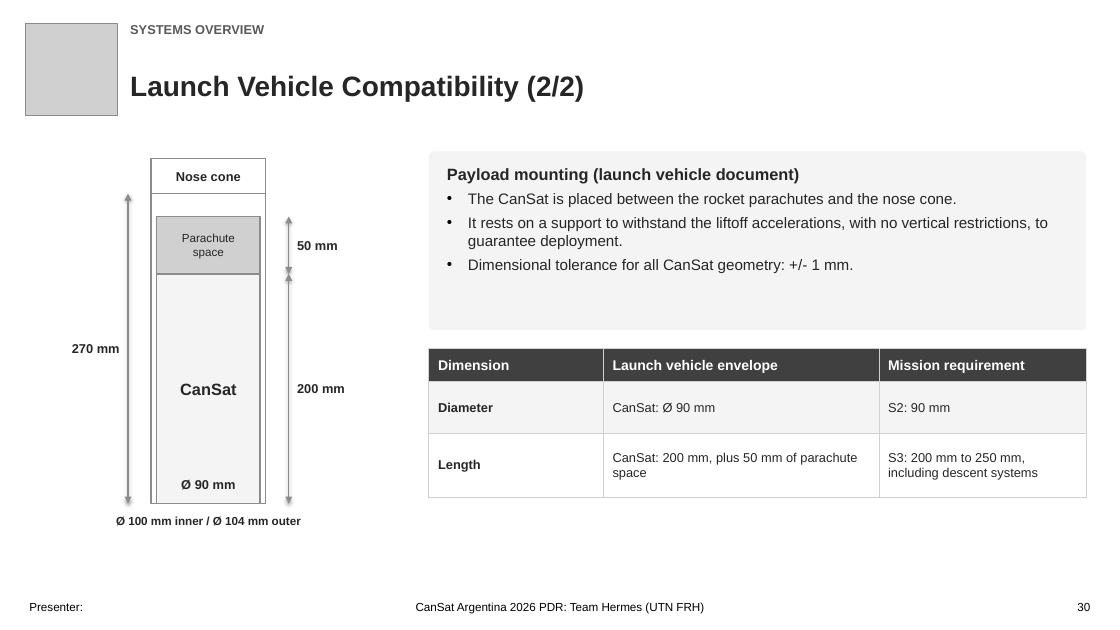
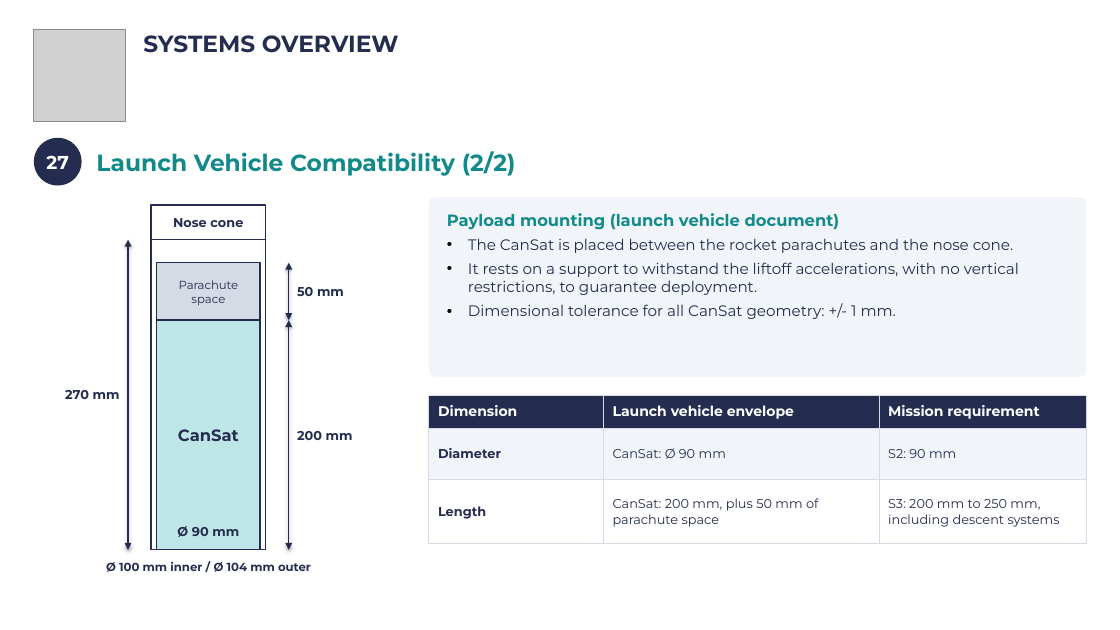
Before and after one commit to Caetano18/proyecto, a slide deck: slide 30 of cansat_pdr/laminas_plantilla/CanSat_PDR_Hermes_completo.pptx. Drawn at 1120x630 pixels with LibreOffice and Linux fonts; fonts in the diff are those of the drawing; grey boxes stand for pictures; background and template pictures are left out. Boxes give left, top, right and bottom in pixels: in the first picture for what was removed or moved away, otherwise in the second. Text is boxed around its words. In the diff, an @@ line names an element or a change of style, - is before the commit and + after.

```diff
--- a/cansat_pdr/laminas_plantilla/CanSat_PDR_Hermes_completo.pptx
+++ b/cansat_pdr/laminas_plantilla/CanSat_PDR_Hermes_completo.pptx
@@ picture: place and size @@
-picture at (25, 24, 118, 116)
+picture at (34, 29, 125, 121)
@@ text "SYSTEMS OVERVIEW": place and size @@
-text "SYSTEMS OVERVIEW" at (130, 25, 264, 34)
+text "SYSTEMS OVERVIEW" at (143, 35, 399, 53)
@@ text "SYSTEMS OVERVIEW" at (143, 35, 399, 53): size 11 to 20 pt, font Arial to Montserrat, text colour #595959 to #242C4F @@
@@ ellipse added at (34, 138, 82, 186), fill #242C4F, 16 pt, text #FFFFFF, bold @@
+27
@@ text "Launch Vehicle Compatibility (2/2)": place and size @@
-text "Launch Vehicle Compatibility (2/2)" at (130, 75, 585, 102)
+text "Launch Vehicle Compatibility (2/2)" at (96, 151, 516, 176)
@@ text "Launch Vehicle Compatibility (2/2)" at (96, 151, 516, 176): size 24 to 20 pt, font Arial to Montserrat, text colour #262626 to #138A8A @@
@@ rectangle "Nose cone" at (151, 205, 266, 240): font Arial to Montserrat, text colour #262626 to #242C4F; outline #8C8C8C 1.25 pt to #242C4F 1.25 pt @@
@@ rounded rectangle "Payload mounting (launch vehicle document)" at (429, 197, 1086, 376): font Arial to Montserrat; text colour #262626 to #138A8A in "Payload mounting (launch vehicle document)"; text colour #262626 to #242C4F in "The CanSat is placed between the rocket ...", "It rests on a support to withstand ...", "Dimensional tolerance for all CanSat geometry: +/- ..."; fill #F4F4F4 to #F1F4F9 @@
@@ double arrow (128, 239) - (128, 550): stroke #8C8C8C 1 pt to #242C4F 1 pt @@
@@ rectangle at (151, 239, 266, 549): outline #8C8C8C 1.25 pt to #242C4F 1.25 pt @@
@@ rectangle "Parachute" at (157, 263, 260, 320): font Arial to Montserrat, text colour #262626 to #242C4F; fill #D0D0D0 to #D5DAE5; outline #8C8C8C 1.25 pt to #242C4F 1.25 pt @@
@@ 5 texts, 4 rectangles, 3 double arrows, 1 rounded rectangle, 1 table: place and size @@
-5 texts, 4 rectangles, 3 double arrows, 1 rounded rectangle, 1 table at (72, 151, 1087, 528)
+5 texts, 4 rectangles, 3 double arrows, 1 rounded rectangle, 1 table at (65, 197, 1087, 572)
@@ double arrow (289, 263) - (289, 320): stroke #8C8C8C 1 pt to #242C4F 1 pt @@
@@ rectangle "CanSat" at (157, 320, 260, 549): font Arial to Montserrat, text colour #262626 to #242C4F; fill #F4F4F4 to #BFE6E6; outline #8C8C8C 1.25 pt to #242C4F 1.25 pt @@
@@ double arrow (289, 320) - (289, 550): stroke #8C8C8C 1 pt to #242C4F 1 pt @@
@@ table at (429, 395, 1087, 544) @@
@@ fill #404040 to #242C4F in row 1 @@
@@ fill #F4F4F4 to #F1F4F9 in row 2 @@
@@ font Arial to Montserrat @@
@@ text colour #262626 to #242C4F in "Diameter", "CanSat: Ø 90 mm", "S2: 90 mm", "Length" and 2 more places @@
@@ borders changed @@
@@ font Arial to Montserrat, text colour #262626 to #242C4F in 5 elements at (177, 526, 239, 537), (297, 287, 344, 296), (65, 390, 120, 399), (106, 562, 311, 572), (297, 431, 353, 440) @@
@@ text removed at (29, 603, 83, 611) @@
-Presenter:
@@ text removed at (416, 602, 704, 614) @@
-CanSat Argentina 2026 PDR: Team Hermes (UTN FRH)
@@ text removed at (1077, 603, 1090, 611) @@
-30
```
Also in this commit, not shown: 105 other slides changed, 18 other files.
